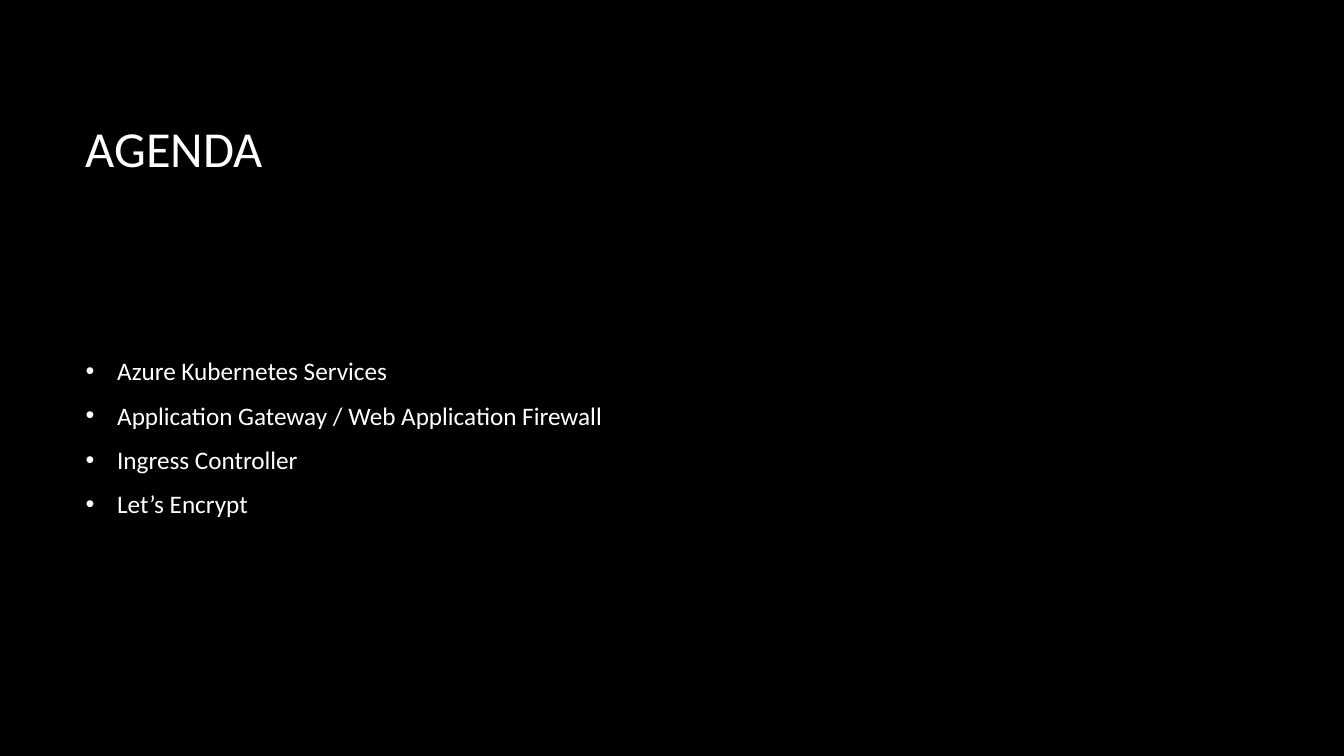
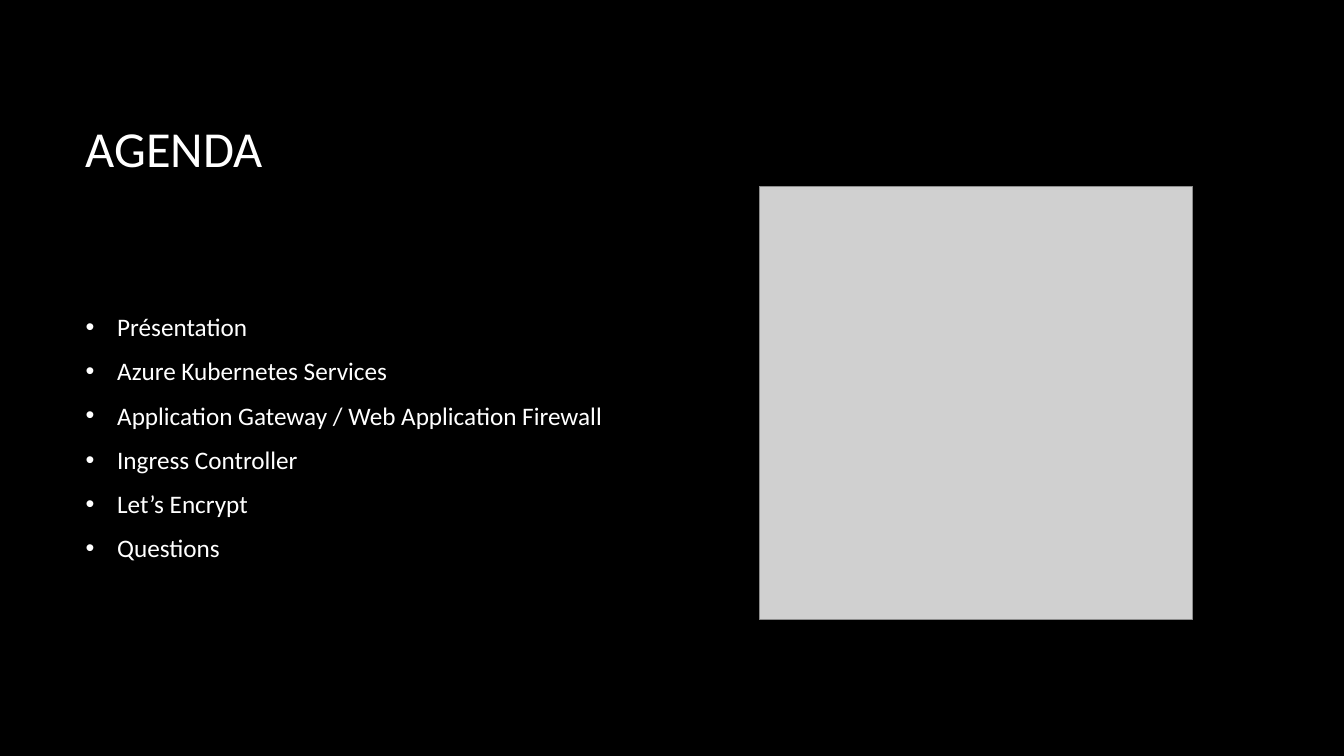
Before and after one commit to Flodu31/Presentations, a slide deck: slide 2 of DevDay_17112020/DevDay.pptx. Drawn at 1344x756 pixels with LibreOffice and Linux fonts; fonts in the diff are those of the drawing; grey boxes stand for pictures; background and template pictures are left out. Boxes give left, top, right and bottom in pixels: in the first picture for what was removed or moved away, otherwise in the second. Text is boxed around its words. In the diff, an @@ line names an element or a change of style, - is before the commit and + after.

```diff
--- a/DevDay_17112020/DevDay.pptx
+++ b/DevDay_17112020/DevDay.pptx
@@ picture added at [759,187,1193,620] @@
@@ text at [117,318,247,337]: paragraph added @@
+• Présentation
@@ text at [117,539,220,561]: paragraph added @@
+• Questions
```
Also in this commit, not shown: 5 other slides changed, 1 slide added, 5 other files.
